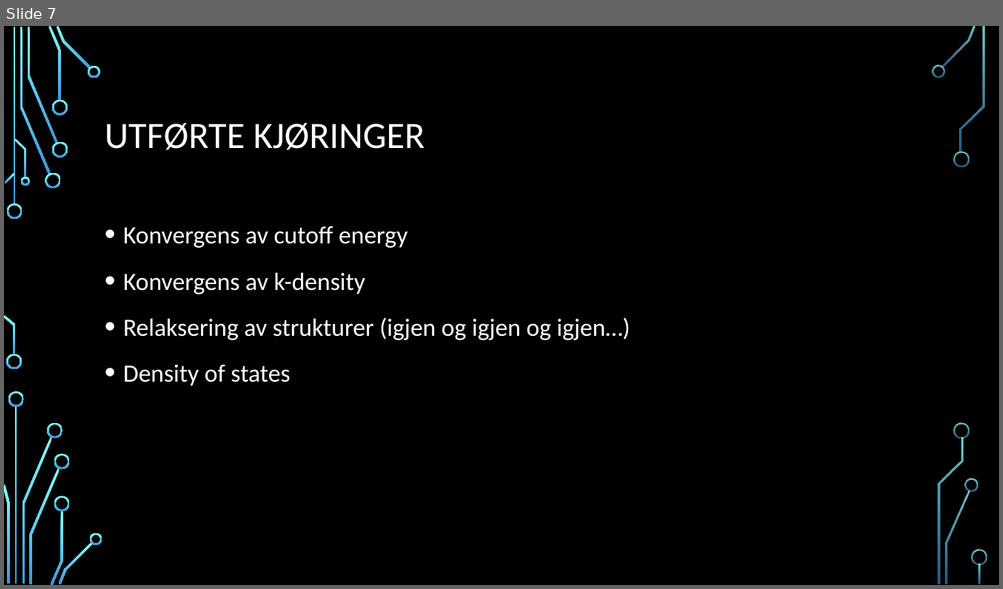
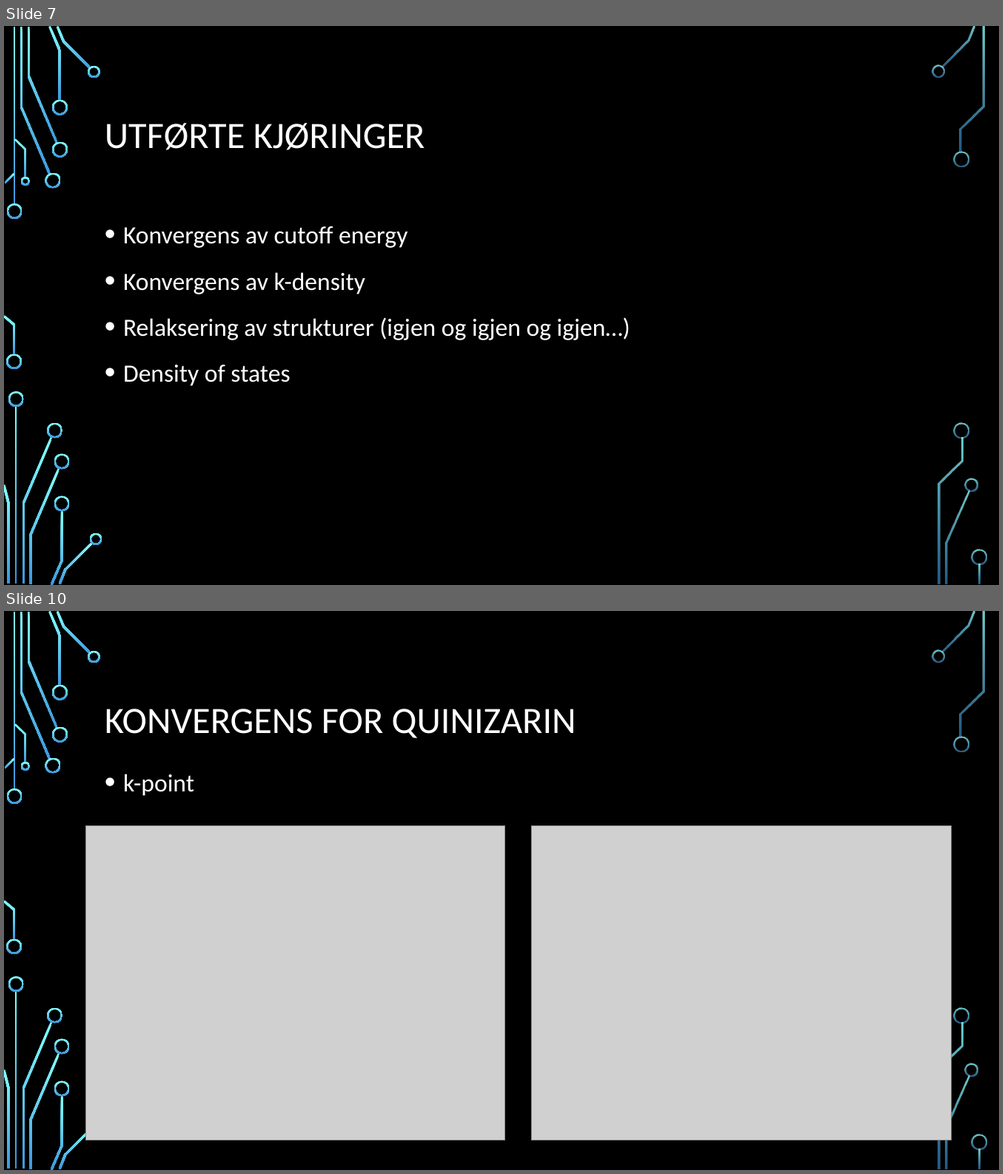
Before and after one commit to alexanjk/FYS-MENA4111-projectH20, a slide deck: Quinizarin som en organisk sensitizer I et tynnfilm.pptx. Shown one above the other, each under a label of ours: slide 7 before the commit, slides 7 and 10 after it; the slides between them are not shown. The pictures are 1003x589 and 1003x1174 pixels, drawn with LibreOffice and Linux fonts; fonts in the diff are those of the drawing; grey boxes stand for pictures; background and template pictures are left out. Boxes give left, top, right and bottom in pixels: in the first picture for what was removed or moved away, otherwise in the second. Text is boxed around its words. In the diff, an @@ line names an element or a change of style, - is before the commit and + after.

```diff
--- a/Quinizarin som en organisk sensitizer I et tynnfilm.pptx
+++ b/Quinizarin som en organisk sensitizer I et tynnfilm.pptx
@@ slide 10 added at [4,611,999,1170], background picture (left out); not listed: 35 template elements that a slide beside it also shows @@
@@ title added at [105,709,576,738], 36 pt, text #FFFFFF @@
+KONVERGENS FOR QUINIZARIN
@@ text added at [123,774,194,796], 24 pt, text #FFFFFF @@
+• k-point
@@ picture added at [85,826,505,1141] @@
@@ picture added at [532,826,950,1141] @@
```
Also in this commit, not shown: 5 slides changed, 2 other slides added.
